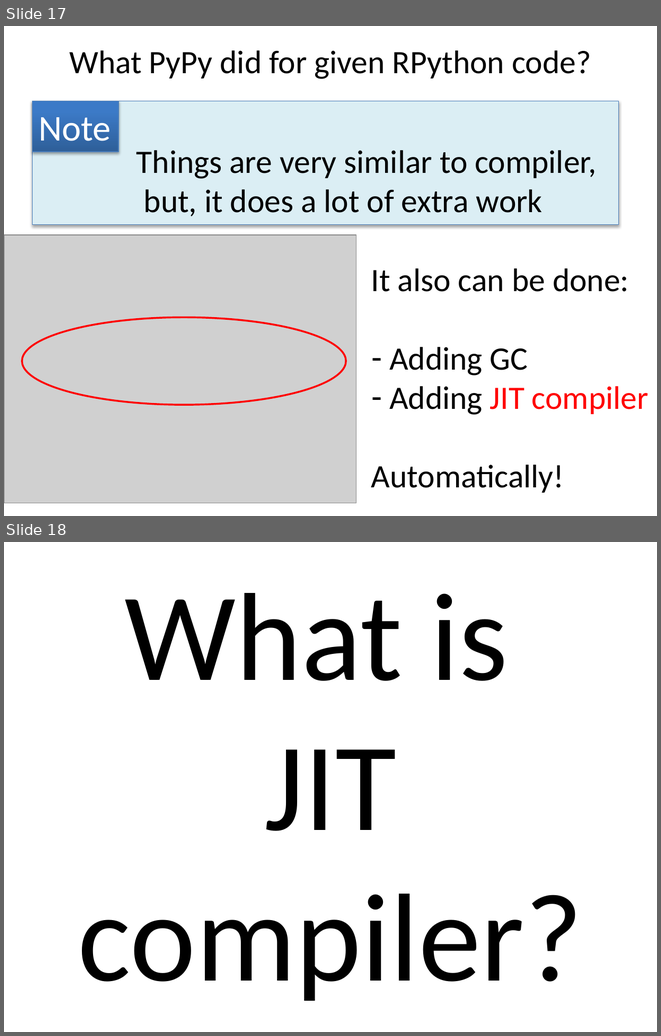
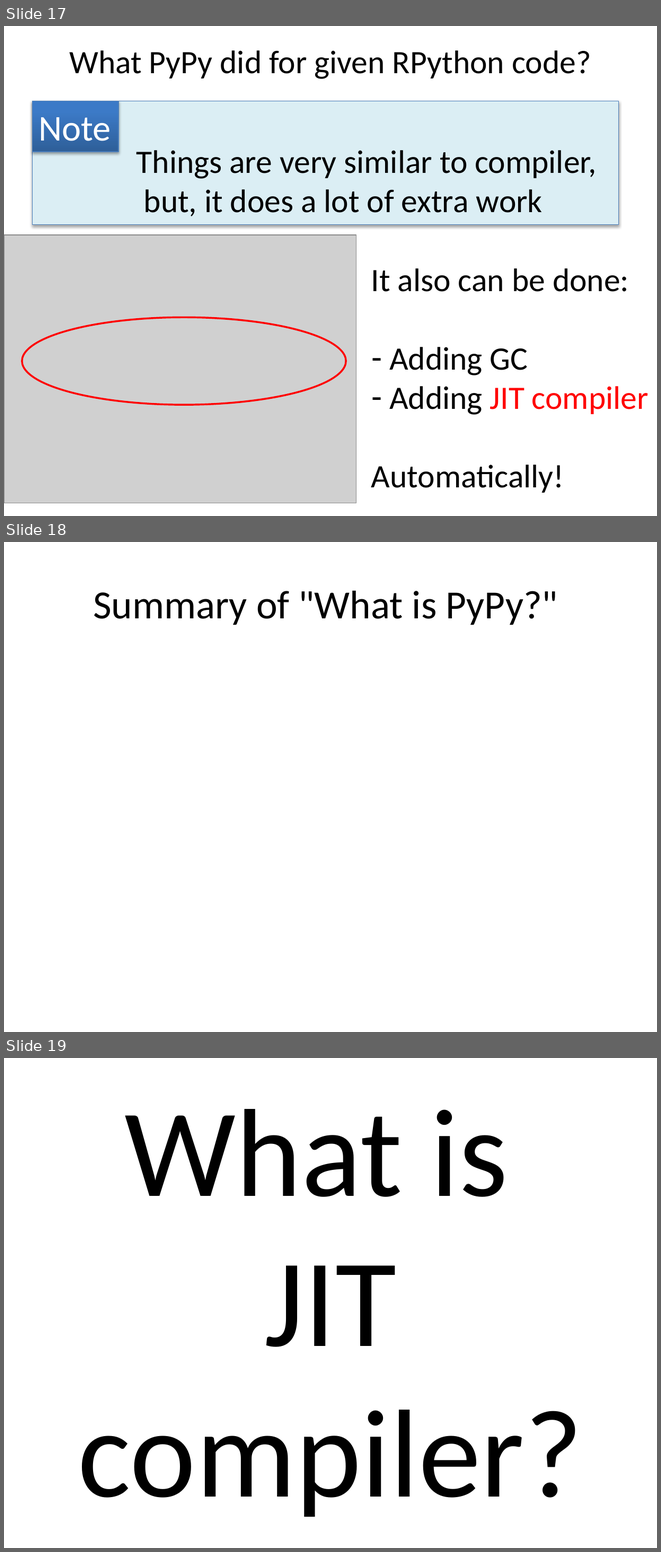
Before and after one commit to ryotaro/pyconjp2012slide, a slide deck: master/Fundamental Technologies Used in PyPy JIT Compiler.pptx. Shown one above the other, each under a label of ours: slides 17 and 18 before the commit, slides 17, 18 and 19 after it. The pictures are 661x1036 and 661x1552 pixels, drawn with LibreOffice and Linux fonts; fonts in the diff are those of the drawing; grey boxes stand for pictures. Boxes give left, top, right and bottom in pixels: in the first picture for what was removed or moved away, otherwise in the second. Text is boxed around its words. In the diff, an @@ line names an element or a change of style, - is before the commit and + after.

Commit message:
Adding summary

```diff
--- a/master/Fundamental Technologies Used in PyPy JIT Compiler.pptx
+++ b/master/Fundamental Technologies Used in PyPy JIT Compiler.pptx
@@ slide 18 added at (4, 542, 657, 1032), background #FFFFFF @@
@@ title added at (93, 590, 558, 625), 44 pt, text #000000 @@
+Summary of "What is PyPy?"
@@ what was slide 18 is now slide 19 @@
```
Also in this commit, not shown: 10 other slides added.
